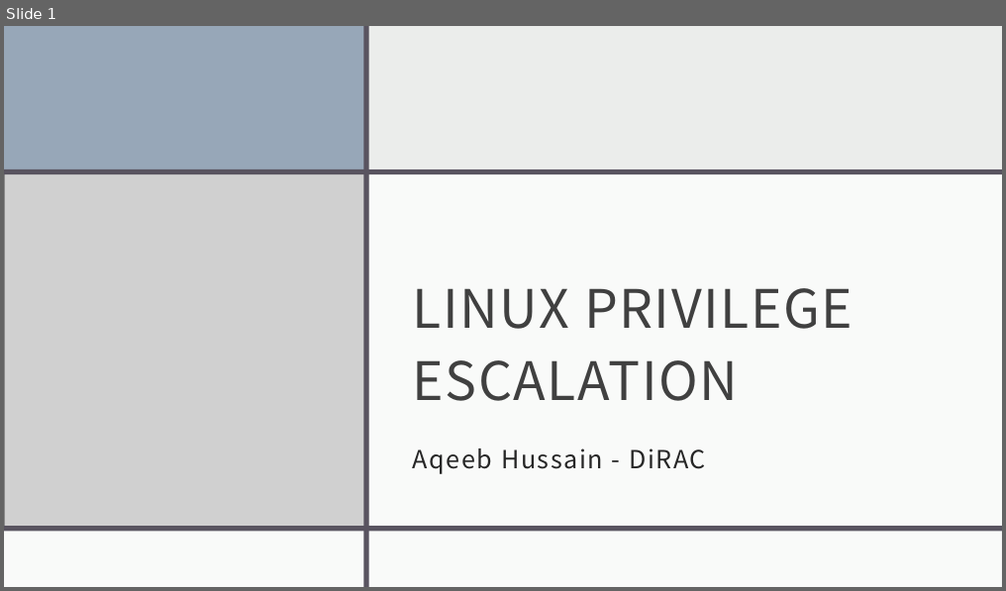
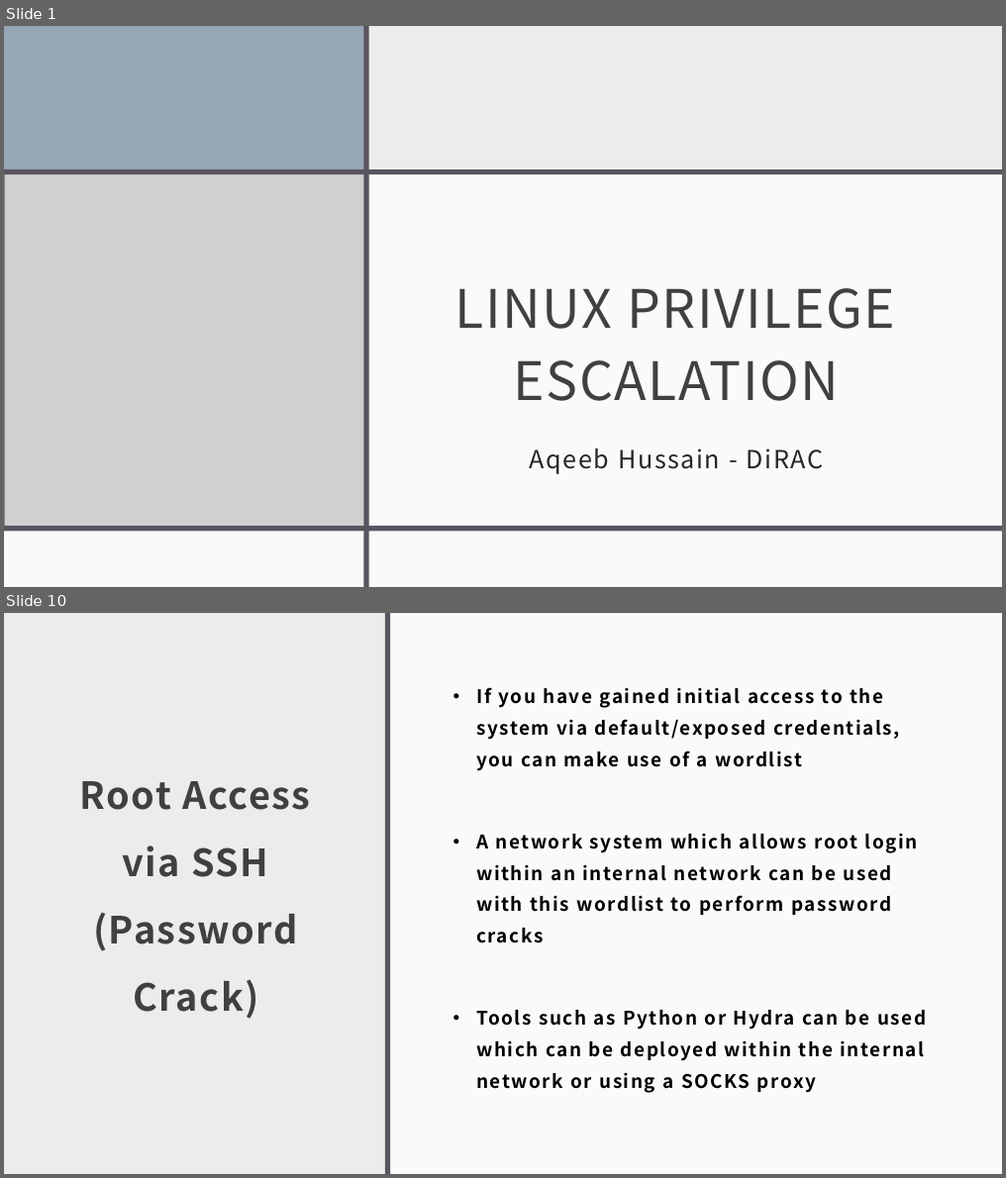
Before and after one commit to aqeebhussain122/hpc-offensive-security, a slide deck: Offensive Security Tactics for Linux Professionals - Linux Privilege Escalation.pptx. Shown one above the other, each under a label of ours: slide 1 before the commit, slides 1 and 10 after it; the slides between them are not shown. The pictures are 1006x591 and 1006x1178 pixels, drawn with LibreOffice and Linux fonts; fonts in the diff are those of the drawing; grey boxes stand for pictures. Boxes give left, top, right and bottom in pixels: in the first picture for what was removed or moved away, otherwise in the second. Text is boxed around its words. In the diff, an @@ line names an element or a change of style, - is before the commit and + after.

```diff
--- a/Offensive Security Tactics for Linux Professionals - Linux Privilege Escalation.pptx
+++ b/Offensive Security Tactics for Linux Professionals - Linux Privilege Escalation.pptx
@@ slide 10 added at bbox=[4, 613, 1002, 1174], background #EBEDEB @@
@@ rectangle added at bbox=[385, 613, 390, 1174], fill #595460 @@
@@ rectangle added at bbox=[390, 613, 1002, 1174], fill #FFFFFF at 75% opacity @@
@@ text added at bbox=[476, 687, 926, 1093], 18 pt, text #000000, bold @@
+• If you have gained initial access to the system via default/exposed credentials, you can make use of a wordlist
+• A network system which allows root login within an internal network can be used with this wordlist to perform password cracks
+• Tools such as Python or Hydra can be used which can be deployed within the internal network or using a SOCKS proxy
@@ title added at bbox=[80, 781, 311, 1019], 36 pt, text #404040, bold @@
+Root Access via SSH (Password Crack)
@@ slide 1 changed as well @@
@@ title "LINUX PRIVILEGE ESCALATION" at bbox=[455, 288, 895, 401]: alignment left to centre @@
@@ subtitle "Aqeeb Hussain - DiRAC" at bbox=[530, 449, 824, 474]: alignment left to centre @@
```
Also in this commit, not shown: 1 other slide changed, 9 other slides added, 8 other files.
